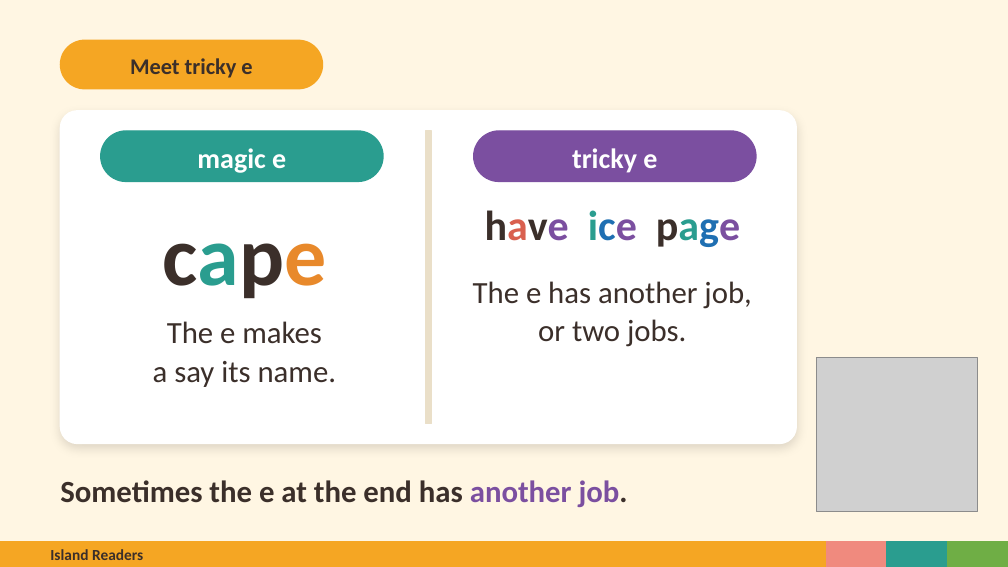
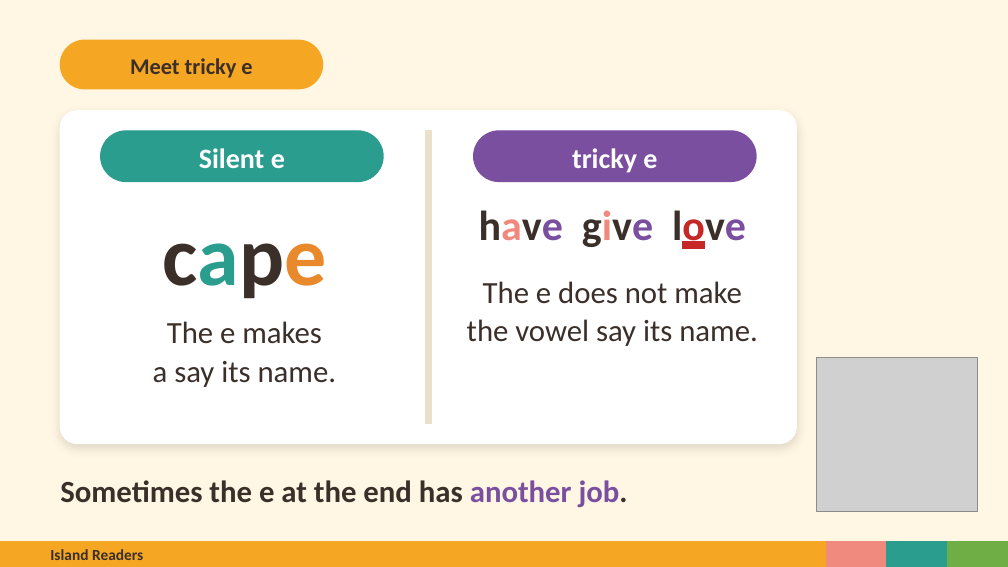
Before and after one commit to Silkwormx/island-readers, a slide deck: slide 3 of materials/unit5/Island_Readers_Tricky_e_Endings.pptx. Drawn at 1008x567 pixels with LibreOffice and Linux fonts; fonts in the diff are those of the drawing; grey boxes stand for pictures. Boxes give left, top, right and bottom in pixels: in the first picture for what was removed or moved away, otherwise in the second. Text is boxed around its words. In the diff, an @@ line names an element or a change of style, - is before the commit and + after.

```diff
--- a/materials/unit5/Island_Readers_Tricky_e_Endings.pptx
+++ b/materials/unit5/Island_Readers_Tricky_e_Endings.pptx
@@ text at <box>199,148,285,168</box>: text changed @@
-magic e
+Silent e
@@ text at <box>467,210,757,346</box>: text changed @@
-have ice page
-The e has another job,
-or two jobs.
+have give love
+The e does not make
+the vowel say its name.
```
Also in this commit, not shown: 15 other slides changed, 13 slides added, 2 slides removed, 41 other files.
